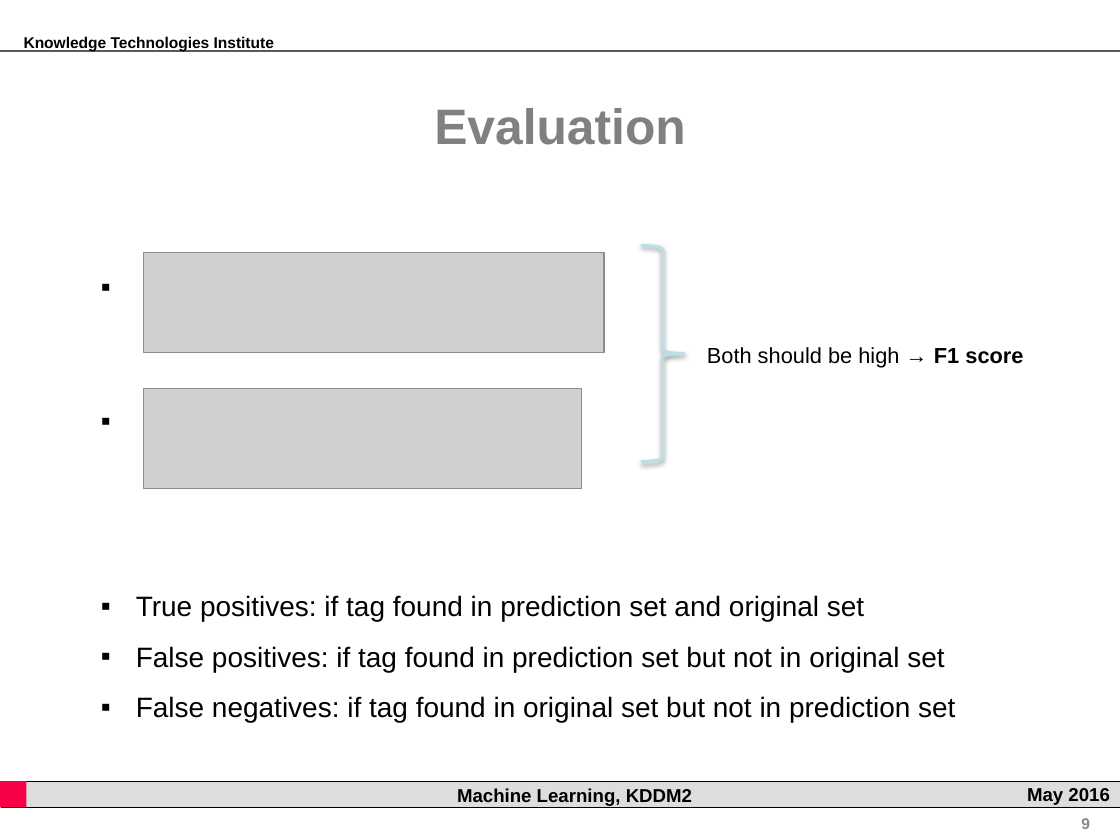
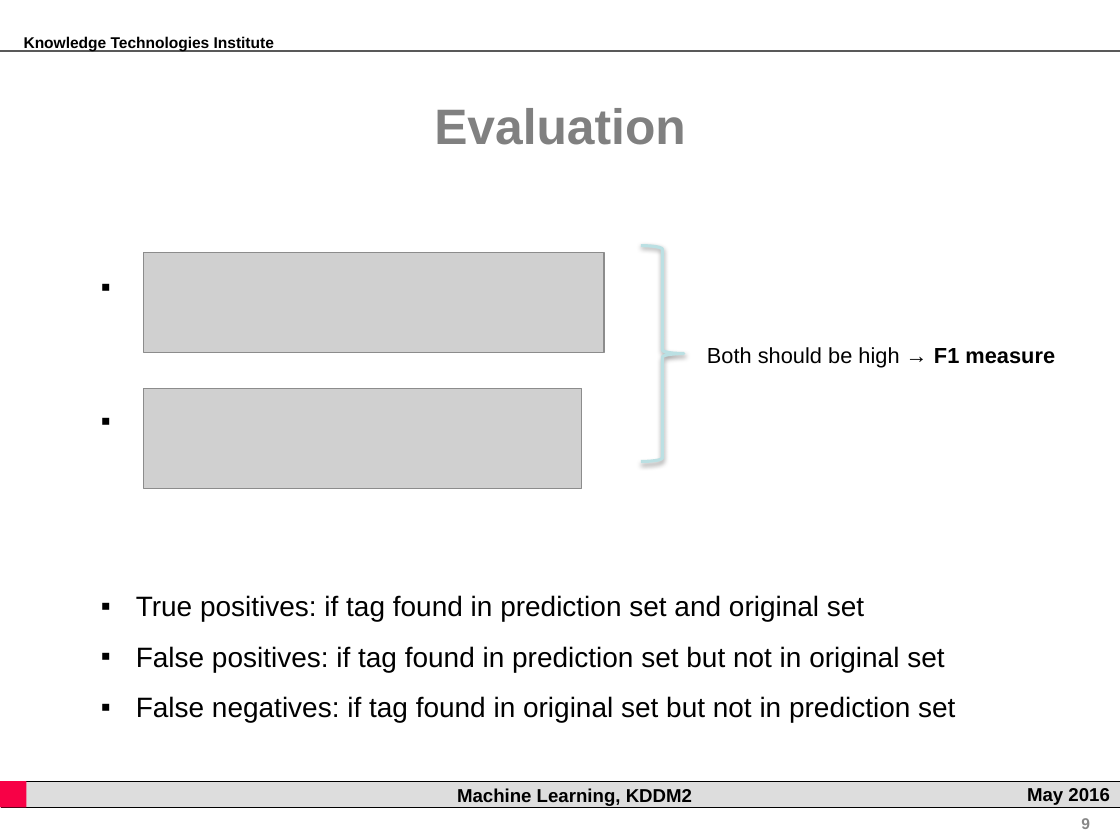
Before and after one commit to rsamer/MLSE, a slide deck: slide 9 of presentation/interim/Presentation.pptx. Drawn at 1120x840 pixels with LibreOffice and Linux fonts; fonts in the diff are those of the drawing; grey boxes stand for pictures; background and template pictures are left out. Boxes give left, top, right and bottom in pixels: in the first picture for what was removed or moved away, otherwise in the second. Text is boxed around its words. In the diff, an @@ line names an element or a change of style, - is before the commit and + after.

```diff
--- a/presentation/interim/Presentation.pptx
+++ b/presentation/interim/Presentation.pptx
@@ text at (707,347,1055,368): text changed @@
-Both should be high → F1 score
+Both should be high → F1 measure
```
Also in this commit, not shown: 5 other slides changed.
